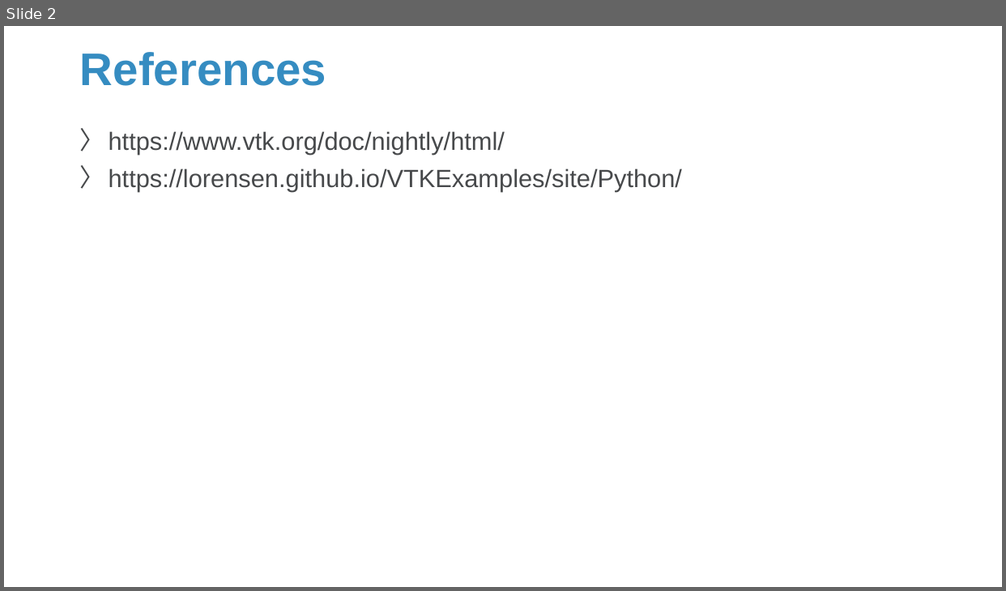
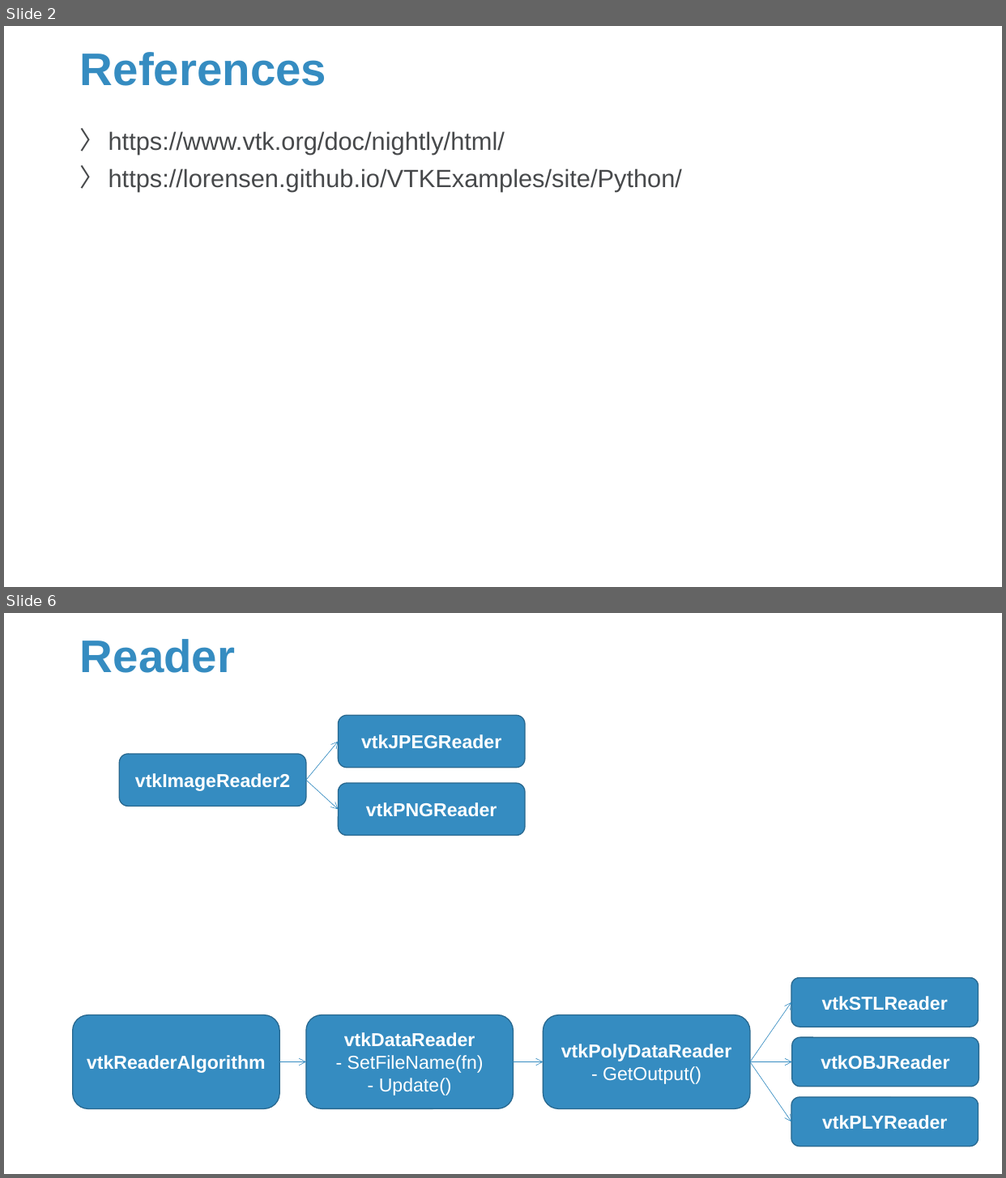
Before and after one commit to Sparks-Lu/TechNotes, a slide deck: 3D/VTK-Notes.pptx. Shown one above the other, each under a label of ours: slide 2 before the commit, slides 2 and 6 after it; the slides between them are not shown. The pictures are 1006x591 and 1006x1178 pixels, drawn with LibreOffice and Linux fonts; fonts in the diff are those of the drawing; background and template pictures are left out. Boxes give left, top, right and bottom in pixels: in the first picture for what was removed or moved away, otherwise in the second. Text is boxed around its words. In the diff, an @@ line names an element or a change of style, - is before the commit and + after.

```diff
--- a/3D/VTK-Notes.pptx
+++ b/3D/VTK-Notes.pptx
@@ slide 6 added at [4,613,1002,1174], background picture (left out) @@
@@ title added at [80,639,235,673], 44 pt, text #358CC1, bold @@
+Reader
@@ rounded rectangle added at [338,716,525,768], fill #358CC1, outline #27688F 1 pt, 18 pt, text #FFFFFF, bold @@
+vtkJPEGReader
@@ rounded rectangle added at [119,754,306,806], fill #358CC1, outline #27688F 1 pt, 18 pt, text #FFFFFF, bold @@
+vtkImageReader2
@@ arrow added from (306, 780) to (338, 742), #358CC1 0.5 pt @@
@@ arrow added from (306, 780) to (338, 809), #358CC1 0.5 pt @@
@@ rounded rectangle added at [338,783,525,835], fill #358CC1, outline #27688F 1 pt, 18 pt, text #FFFFFF, bold @@
+vtkPNGReader
@@ rounded rectangle added at [791,978,978,1028], fill #358CC1, outline #27688F 1 pt, 18 pt, text #FFFFFF, bold @@
+vtkSTLReader
@@ rounded rectangle added at [73,1015,280,1109], fill #358CC1, outline #27688F 1 pt, 18 pt, text #FFFFFF, bold @@
+vtkReaderAlgorithm
@@ rounded rectangle added at [306,1015,513,1109], fill #358CC1, outline #27688F 1 pt, 18 pt, text #FFFFFF @@
+vtkDataReader
+- SetFileName(fn)
+- Update()
@@ rounded rectangle added at [543,1015,750,1109], fill #358CC1, outline #27688F 1 pt, 18 pt, text #FFFFFF, bold @@
+vtkPolyDataReader
+- GetOutput()
@@ arrow added from (750, 1063) to (791, 1003), #358CC1 0.5 pt @@
@@ rounded rectangle added at [792,1037,979,1087], fill #358CC1, outline #27688F 1 pt, 18 pt, text #FFFFFF, bold @@
+vtkOBJReader
@@ arrow added from (279, 1063) to (306, 1063), #358CC1 0.5 pt @@
@@ arrow added from (513, 1063) to (543, 1063), #358CC1 0.5 pt @@
@@ arrow added from (750, 1063) to (791, 1122), #358CC1 0.5 pt @@
@@ arrow added from (750, 1063) to (792, 1063), #358CC1 0.5 pt @@
@@ rounded rectangle added at [791,1097,978,1147], fill #358CC1, outline #27688F 1 pt, 18 pt, text #FFFFFF, bold @@
+vtkPLYReader
```
Also in this commit, not shown: 1 slide changed, 13 other slides added, 13 other files.
